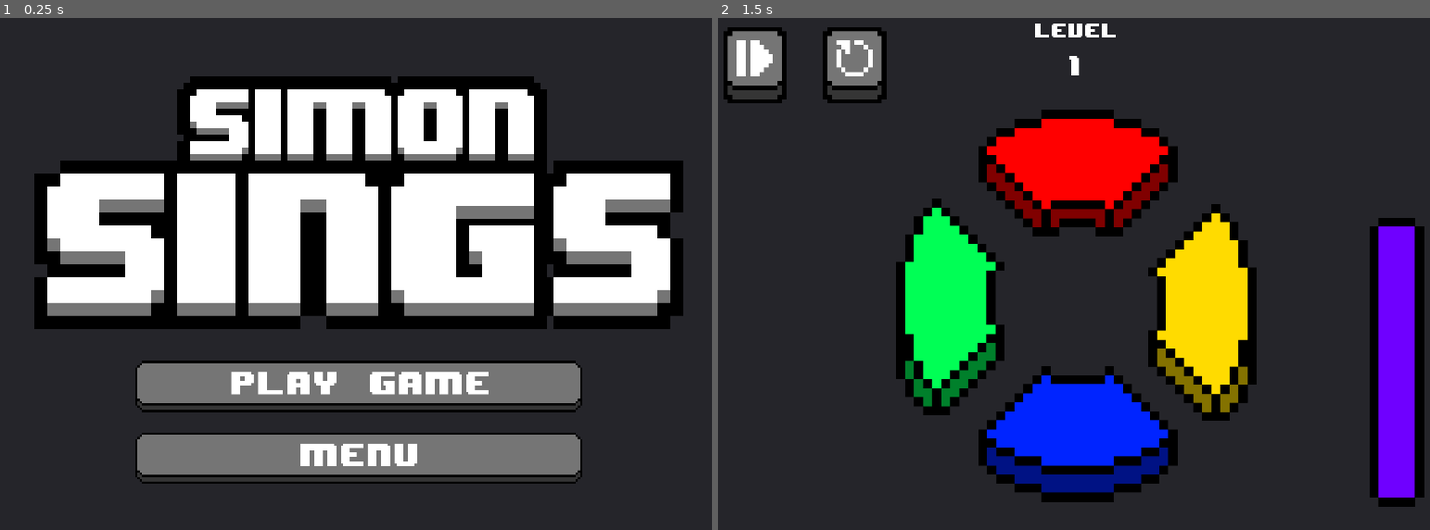
Above: before the commit, frames 1-2 (left to right).
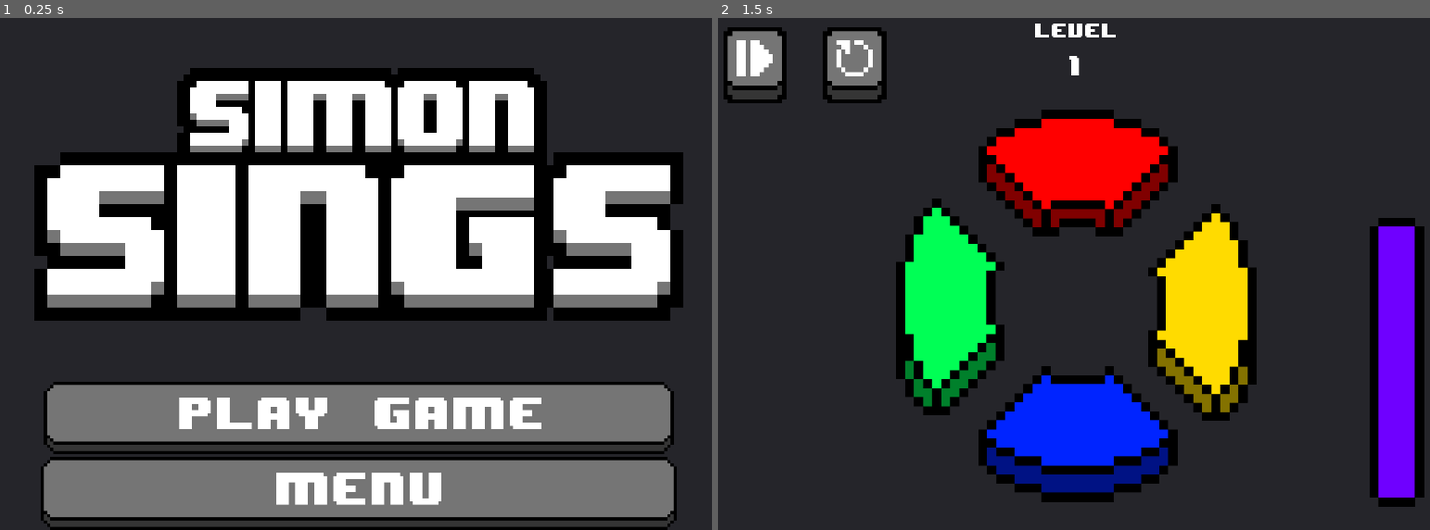
Above: after the commit, the same moments.

Repository: WardoPo/Simon_Sings
Game: Godot game, scene res://splash_screen.tscn
Two runs of this game, one before a commit and one after it. Both use one fixed random seed, a clock stepped at 60 frames per second and the inputs below. Sound files missing from this copy of the repository are replaced by a short silence.
Inputs (mouse positions are in pixels of both pictures, inside the frame that each line leads up to; where the layout moved, square brackets give the same spot in the first picture):
- Up to frame 1 (0.25 s): no input
- Up to frame 2 (1.5 s): click (1074, 458) at 0.52 s; click (1074, 417) [1074, 386] at 1.25 s

The runs differ from the first frame. In frame 1, 35% of the frame differs, in the area x 4-96%, y 9-100%; in frame 2, nothing differs.

Commit message:
Second Draft for UI
Second draft for a better organized UI

Diff:
--- a/play_simon.tscn
+++ b/play_simon.tscn
@@ -83,145 +83,145 @@
 
 [sub_resource type="AudioStreamMicrophone" id=1]
 
-[sub_resource type="DynamicFont" id=7]
+[sub_resource type="DynamicFont" id=2]
 size = 24
 extra_spacing_top = 16
 extra_spacing_bottom = 8
 font_data = ExtResource( 31 )
 
-[sub_resource type="DynamicFont" id=8]
+[sub_resource type="DynamicFont" id=3]
 size = 32
 extra_spacing_top = 8
 extra_spacing_bottom = 16
 font_data = ExtResource( 31 )
 
-[sub_resource type="DynamicFont" id=6]
+[sub_resource type="DynamicFont" id=4]
 size = 72
 font_data = ExtResource( 31 )
 
-[sub_resource type="SpriteFrames" id=2]
+[sub_resource type="SpriteFrames" id=5]
 animations = [ {
-"frames": [ ExtResource( 45 ), ExtResource( 51 ), ExtResource( 58 ), ExtResource( 44 ), ExtResource( 41 ), ExtResource( 50 ), ExtResource( 43 ) ],
-"loop": false,
-"name": "countdown",
-"speed": 7.0
-}, {
 "frames": [ ExtResource( 15 ), ExtResource( 26 ) ],
 "loop": false,
 "name": "wrong_off",
 "speed": 5.0
-}, {
-"frames": [ ExtResource( 26 ), ExtResource( 15 ) ],
-"loop": false,
-"name": "wrong_on",
-"speed": 5.0
-}, {
-"frames": [ ExtResource( 26 ), ExtResource( 15 ) ],
-"loop": false,
-"name": "light_on",
-"speed": 4.0
 }, {
 "frames": [ ExtResource( 15 ), ExtResource( 26 ) ],
 "loop": true,
 "name": "light_off",
 "speed": 5.0
-} ]
-
-[sub_resource type="SpriteFrames" id=3]
-animations = [ {
-"frames": [ ExtResource( 59 ), ExtResource( 42 ), ExtResource( 53 ), ExtResource( 52 ), ExtResource( 56 ), ExtResource( 46 ), ExtResource( 48 ) ],
+}, {
+"frames": [ ExtResource( 26 ), ExtResource( 15 ) ],
+"loop": false,
+"name": "wrong_on",
+"speed": 5.0
+}, {
+"frames": [ ExtResource( 26 ), ExtResource( 15 ) ],
+"loop": false,
+"name": "light_on",
+"speed": 4.0
+}, {
+"frames": [ ExtResource( 45 ), ExtResource( 51 ), ExtResource( 58 ), ExtResource( 44 ), ExtResource( 41 ), ExtResource( 50 ), ExtResource( 43 ) ],
 "loop": false,
 "name": "countdown",
 "speed": 7.0
-}, {
+} ]
+
+[sub_resource type="SpriteFrames" id=6]
+animations = [ {
 "frames": [ ExtResource( 28 ), ExtResource( 22 ) ],
 "loop": false,
 "name": "wrong_off",
 "speed": 5.0
-}, {
-"frames": [ ExtResource( 22 ), ExtResource( 28 ) ],
-"loop": false,
-"name": "wrong_on",
-"speed": 5.0
-}, {
-"frames": [ ExtResource( 6 ), ExtResource( 18 ) ],
-"loop": false,
-"name": "light_on",
-"speed": 4.0
 }, {
 "frames": [ ExtResource( 18 ), ExtResource( 6 ) ],
 "loop": true,
 "name": "light_off",
 "speed": 4.0
-} ]
-
-[sub_resource type="SpriteFrames" id=4]
-animations = [ {
-"frames": [ ExtResource( 35 ), ExtResource( 38 ), ExtResource( 37 ), ExtResource( 33 ), ExtResource( 32 ), ExtResource( 34 ), ExtResource( 36 ) ],
+}, {
+"frames": [ ExtResource( 22 ), ExtResource( 28 ) ],
+"loop": false,
+"name": "wrong_on",
+"speed": 5.0
+}, {
+"frames": [ ExtResource( 6 ), ExtResource( 18 ) ],
+"loop": false,
+"name": "light_on",
+"speed": 4.0
+}, {
+"frames": [ ExtResource( 59 ), ExtResource( 42 ), ExtResource( 53 ), ExtResource( 52 ), ExtResource( 56 ), ExtResource( 46 ), ExtResource( 48 ) ],
 "loop": false,
 "name": "countdown",
 "speed": 7.0
-}, {
+} ]
+
+[sub_resource type="SpriteFrames" id=7]
+animations = [ {
 "frames": [ ExtResource( 27 ), ExtResource( 25 ) ],
 "loop": false,
 "name": "wrong_off",
 "speed": 5.0
-}, {
-"frames": [ ExtResource( 25 ), ExtResource( 27 ) ],
-"loop": false,
-"name": "wrong_on",
-"speed": 5.0
-}, {
-"frames": [ ExtResource( 12 ), ExtResource( 16 ) ],
-"loop": false,
-"name": "light_on",
-"speed": 4.0
 }, {
 "frames": [ ExtResource( 16 ), ExtResource( 12 ) ],
 "loop": true,
 "name": "light_off",
 "speed": 5.0
-} ]
-
-[sub_resource type="SpriteFrames" id=5]
-animations = [ {
-"frames": [ ExtResource( 54 ), ExtResource( 40 ), ExtResource( 39 ), ExtResource( 57 ), ExtResource( 49 ), ExtResource( 47 ), ExtResource( 55 ) ],
+}, {
+"frames": [ ExtResource( 25 ), ExtResource( 27 ) ],
+"loop": false,
+"name": "wrong_on",
+"speed": 5.0
+}, {
+"frames": [ ExtResource( 12 ), ExtResource( 16 ) ],
+"loop": false,
+"name": "light_on",
+"speed": 4.0
+}, {
+"frames": [ ExtResource( 35 ), ExtResource( 38 ), ExtResource( 37 ), ExtResource( 33 ), ExtResource( 32 ), ExtResource( 34 ), ExtResource( 36 ) ],
 "loop": false,
 "name": "countdown",
 "speed": 7.0
-}, {
+} ]
+
+[sub_resource type="SpriteFrames" id=8]
+animations = [ {
 "frames": [ ExtResource( 24 ), ExtResource( 23 ) ],
 "loop": false,
 "name": "wrong_off",
 "speed": 5.0
-}, {
-"frames": [ ExtResource( 23 ), ExtResource( 24 ) ],
-"loop": false,
-"name": "wrong_on",
-"speed": 5.0
-}, {
-"frames": [ ExtResource( 10 ), ExtResource( 17 ) ],
-"loop": false,
-"name": "light_on",
-"speed": 4.0
 }, {
 "frames": [ ExtResource( 17 ), ExtResource( 10 ) ],
 "loop": true,
 "name": "light_off",
 "speed": 5.0
+}, {
+"frames": [ ExtResource( 23 ), ExtResource( 24 ) ],
+"loop": false,
+"name": "wrong_on",
+"speed": 5.0
+}, {
+"frames": [ ExtResource( 10 ), ExtResource( 17 ) ],
+"loop": false,
+"name": "light_on",
+"speed": 4.0
+}, {
+"frames": [ ExtResource( 54 ), ExtResource( 40 ), ExtResource( 39 ), ExtResource( 57 ), ExtResource( 49 ), ExtResource( 47 ), ExtResource( 55 ) ],
+"loop": false,
+"name": "countdown",
+"speed": 7.0
 } ]
 
 [sub_resource type="SpriteFrames" id=9]
 animations = [ {
+"frames": [ ExtResource( 80 ), ExtResource( 78 ), ExtResource( 77 ), ExtResource( 79 ) ],
+"loop": true,
+"name": "meter",
+"speed": 5.0
+}, {
 "frames": [ ExtResource( 76 ), ExtResource( 75 ), ExtResource( 74 ), ExtResource( 72 ), ExtResource( 70 ), ExtResource( 73 ), ExtResource( 71 ) ],
 "loop": true,
 "name": "countdown",
 "speed": 7.0
-}, {
-"frames": [ ExtResource( 80 ), ExtResource( 78 ), ExtResource( 77 ), ExtResource( 79 ) ],
-"loop": true,
-"name": "meter",
-"speed": 5.0
 } ]
 
 [node name="Control" type="Control"]
@@ -229,9 +229,8 @@
 anchor_bottom = 1.0
 script = ExtResource( 1 )
 __meta__ = {
-"_edit_horizontal_guides_": [ 1400.47, 56.0, 164.627, 436.0 ],
-"_edit_use_anchors_": false,
-"_edit_vertical_guides_": [ 336.0, 222.902, 607.0 ]
+"_edit_horizontal_guides_": [ 1400.47 ],
+"_edit_use_anchors_": false
 }
 max_levels = 10
 countdownTime = 5.0
@@ -270,25 +269,32 @@
 "_edit_use_anchors_": false
 }
 
-[node name="LevelText" type="Label" parent="Center/GameContainer"]
+[node name="VBoxContainer" type="VBoxContainer" parent="Center/GameContainer"]
+margin_right = 720.0
+margin_bottom = 108.0
+
+[node name="LevelText" type="Label" parent="Center/GameContainer/VBoxContainer"]
 margin_right = 720.0
 margin_bottom = 48.0
 grow_horizontal = 2
 grow_vertical = 2
 size_flags_vertical = 1
-custom_fonts/font = SubResource( 7 )
+custom_fonts/font = SubResource( 2 )
 text = "Level"
 align = 1
 
-[node name="Level" type="Label" parent="Center/GameContainer"]
+[node name="Level" type="Label" parent="Center/GameContainer/VBoxContainer"]
 margin_top = 52.0
 margin_right = 720.0
 margin_bottom = 108.0
 size_flags_vertical = 1
-custom_fonts/font = SubResource( 8 )
+custom_fonts/font = SubResource( 3 )
 text = "0"
 align = 1
 valign = 1
+__meta__ = {
+"_edit_use_anchors_": false
+}
 
 [node name="AspectRatioContainer" type="AspectRatioContainer" parent="Center/GameContainer"]
 margin_top = 112.0
@@ -353,7 +359,7 @@
 ]]
 visible = false
 position = Vector2( -0.23999, 0 )
-frames = SubResource( 2 )
+frames = SubResource( 5 )
 animation = "wrong_off"
 centered = false
 
@@ -385,7 +391,7 @@
 ]]
 visible = false
 position = Vector2( -0.00650024, 0 )
-frames = SubResource( 3 )
+frames = SubResource( 6 )
 animation = "wrong_off"
 centered = false
 
@@ -419,7 +425,7 @@
 ]]
 visible = false
 position = Vector2( 0, 1.52588e-05 )
-frames = SubResource( 4 )
+frames = SubResource( 7 )
 animation = "wrong_off"
 centered = false
 
@@ -450,7 +456,7 @@
 "Timer",
 ]]
 visible = false
-frames = SubResource( 5 )
+frames = SubResource( 8 )
 animation = "wrong_off"
 centered = false
 
--- a/splash_screen.tscn
+++ b/splash_screen.tscn
@@ -32,12 +32,11 @@
 
 [node name="Game Title" type="MarginContainer" parent="VBoxContainer"]
 margin_right = 1024.0
-margin_bottom = 470.0
+margin_bottom = 511.0
 size_flags_horizontal = 3
 size_flags_vertical = 3
-size_flags_stretch_ratio = 5.0
+size_flags_stretch_ratio = 2.5
 custom_constants/margin_right = 64
-custom_constants/margin_top = 64
 custom_constants/margin_left = 64
 custom_constants/margin_bottom = 0
 __meta__ = {
@@ -46,31 +45,35 @@
 
 [node name="TextureRect" type="TextureRect" parent="VBoxContainer/Game Title"]
 margin_left = 64.0
-margin_top = 64.0
 margin_right = 960.0
-margin_bottom = 470.0
+margin_bottom = 511.0
 size_flags_horizontal = 3
 size_flags_vertical = 3
 texture = ExtResource( 2 )
 expand = true
 stretch_mode = 6
 
-[node name="PlayGame" type="MarginContainer" parent="VBoxContainer"]
-margin_top = 474.0
+[node name="VBoxContainer" type="VBoxContainer" parent="VBoxContainer"]
+margin_top = 515.0
 margin_right = 1024.0
-margin_bottom = 569.0
+margin_bottom = 720.0
+size_flags_horizontal = 3
+size_flags_vertical = 3
+
+[node name="PlayGame" type="MarginContainer" parent="VBoxContainer/VBoxContainer"]
+margin_right = 1024.0
+margin_bottom = 100.0
 size_flags_horizontal = 3
 size_flags_vertical = 3
 custom_constants/margin_right = 64
-custom_constants/margin_top = 12
+custom_constants/margin_top = 0
 custom_constants/margin_left = 64
-custom_constants/margin_bottom = 12
+custom_constants/margin_bottom = 0
 
-[node name="TextureButton" type="TextureButton" parent="VBoxContainer/PlayGame"]
+[node name="TextureButton" type="TextureButton" parent="VBoxContainer/VBoxContainer/PlayGame"]
 margin_left = 64.0
-margin_top = 12.0
 margin_right = 960.0
-margin_bottom = 83.0
+margin_bottom = 100.0
 grow_horizontal = 2
 grow_vertical = 2
 size_flags_horizontal = 3
@@ -80,23 +83,19 @@
 expand = true
 stretch_mode = 5
 
-[node name="Menu" type="MarginContainer" parent="VBoxContainer"]
-margin_top = 573.0
+[node name="Menu" type="MarginContainer" parent="VBoxContainer/VBoxContainer"]
+margin_top = 104.0
 margin_right = 1024.0
-margin_bottom = 720.0
+margin_bottom = 205.0
 size_flags_horizontal = 3
 size_flags_vertical = 3
-size_flags_stretch_ratio = 1.56
 custom_constants/margin_right = 64
-custom_constants/margin_top = 12
 custom_constants/margin_left = 64
-custom_constants/margin_bottom = 64
 
-[node name="TextureButton" type="TextureButton" parent="VBoxContainer/Menu"]
+[node name="TextureButton" type="TextureButton" parent="VBoxContainer/VBoxContainer/Menu"]
 margin_left = 64.0
-margin_top = 12.0
 margin_right = 960.0
-margin_bottom = 83.0
+margin_bottom = 101.0
 grow_horizontal = 2
 grow_vertical = 2
 size_flags_horizontal = 3
@@ -106,4 +105,4 @@
 expand = true
 stretch_mode = 5
 
-[connection signal="pressed" from="VBoxContainer/PlayGame/TextureButton" to="." method="_on_play"]
+[connection signal="pressed" from="VBoxContainer/VBoxContainer/PlayGame/TextureButton" to="." method="_on_play"]
Not shown: 1 places in play_simon.tscn that only renumber resources
